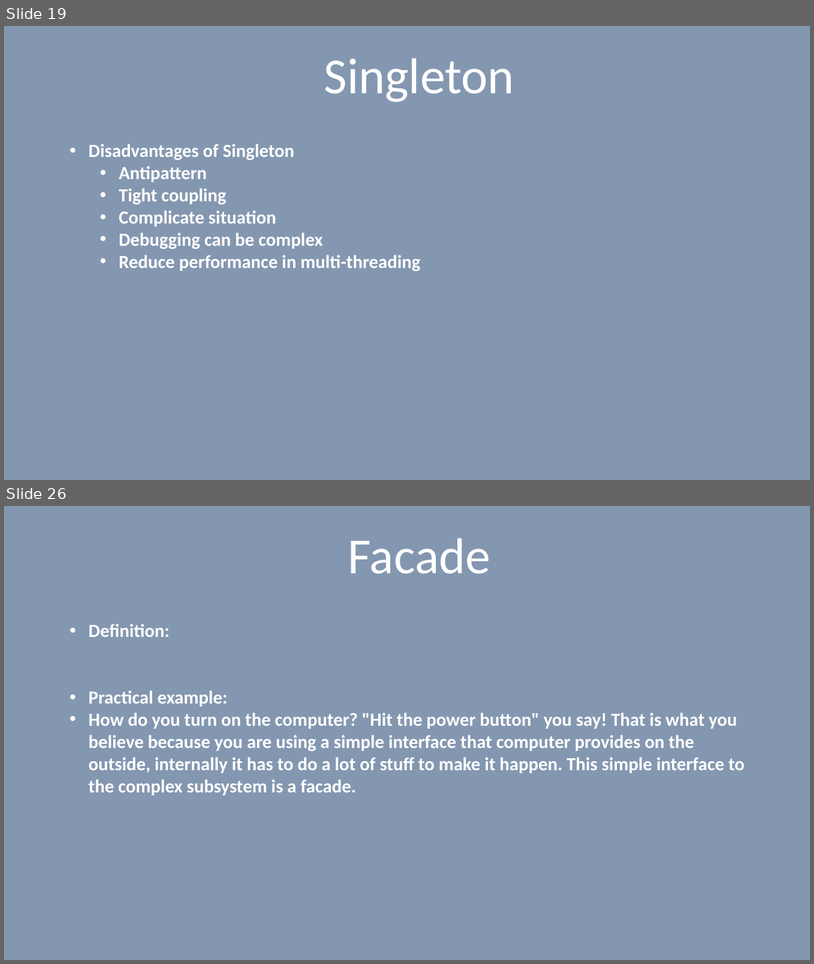
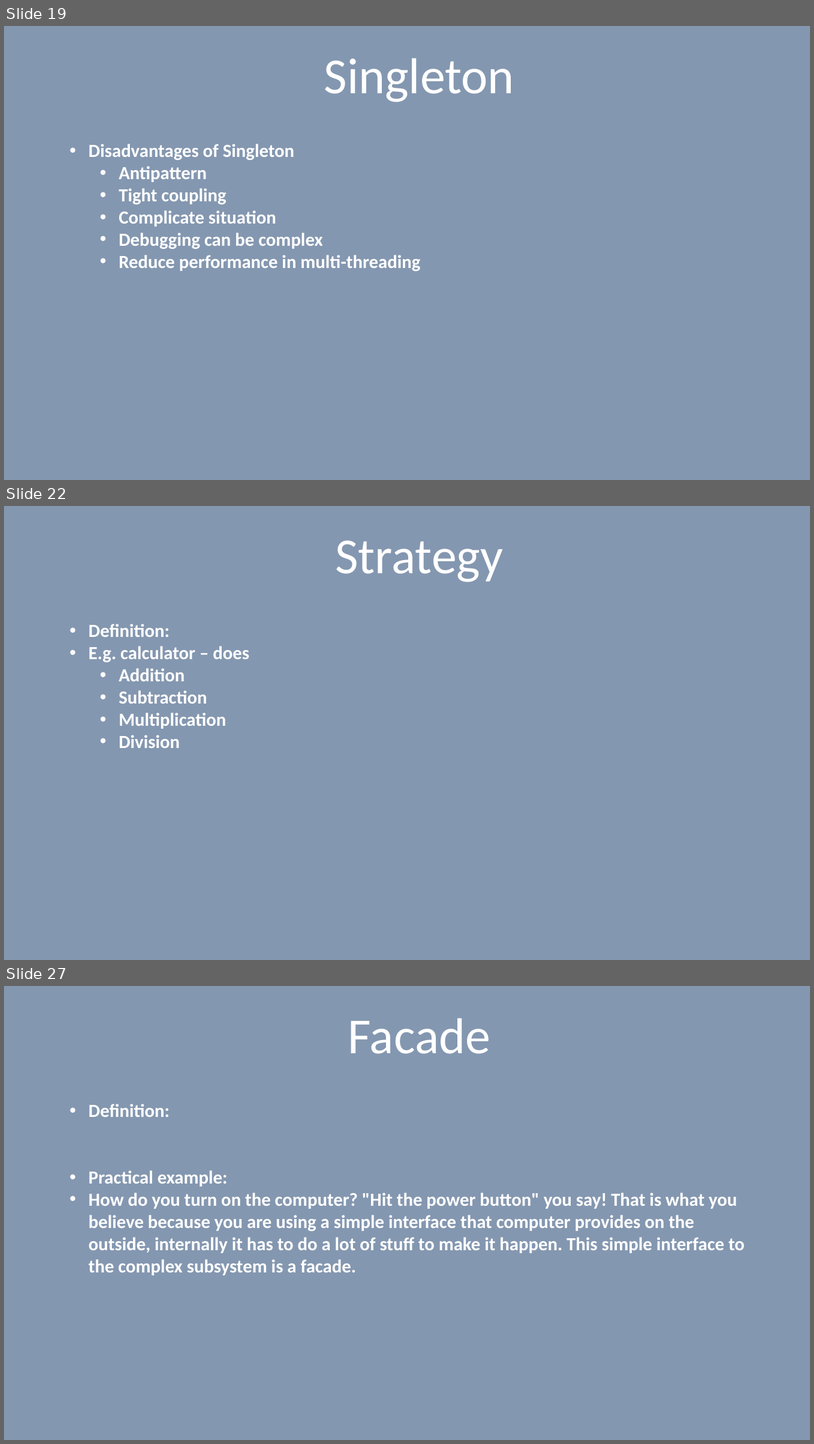
Before and after one commit to vilasvarghese/freshers, a slide deck: 6DesignPatterns.pptx. Shown one above the other, each under a label of ours: slides 19 and 26 before the commit, slides 19, 22 and 27 after it; the slides between them are not shown. The pictures are 814x964 and 814x1444 pixels, drawn with LibreOffice and Linux fonts; fonts in the diff are those of the drawing. Boxes give left, top, right and bottom in pixels: in the first picture for what was removed or moved away, otherwise in the second. Text is boxed around its words. In the diff, an @@ line names an element or a change of style, - is before the commit and + after.

```diff
--- a/6DesignPatterns.pptx
+++ b/6DesignPatterns.pptx
@@ slide 22 added at (x1=4, y1=506, x2=810, y2=960), background #8497B0 @@
@@ title added at (x1=335, y1=540, x2=503, y2=582), 60 pt, text #FFFFFF @@
+Strategy
@@ text added at (x1=89, y1=624, x2=249, y2=748), 22 pt, text #FFFFFF, bold @@
+• Definition:
+• E.g. calculator – does
+  • Addition
+  • Subtraction
+  • Multiplication
+  • Division
@@ what was slide 26 is now slide 27 @@
```
Also in this commit, not shown: 9 slides changed, 2 other slides added, 2 slides removed, 1 other file.
